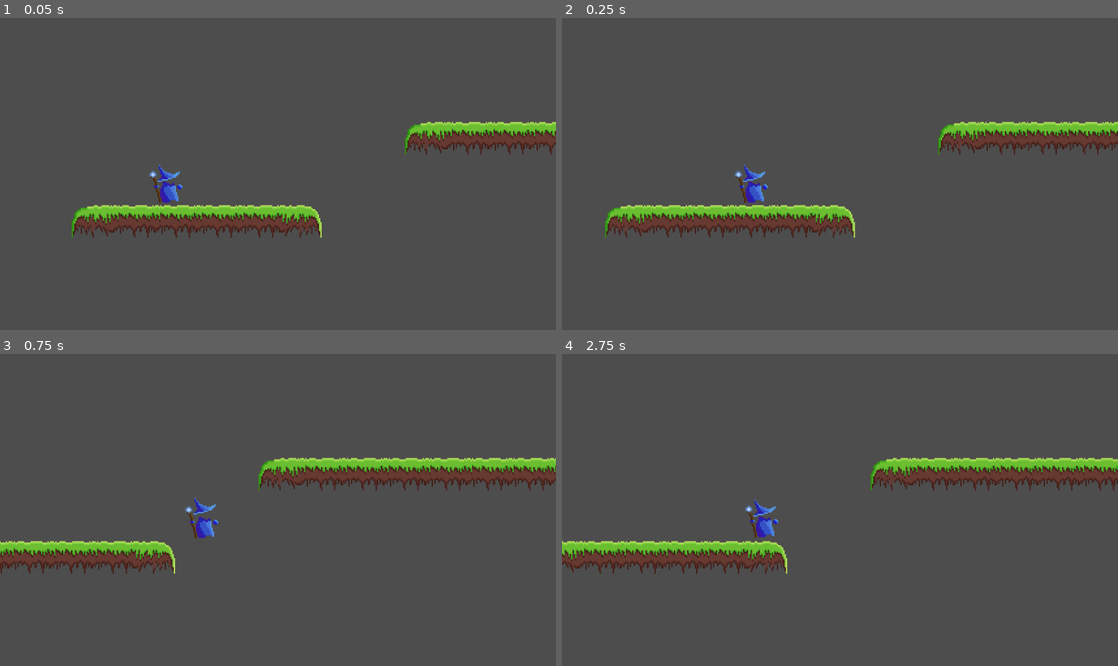
Above: before the commit, frames 1-4 (two rows, left to right).
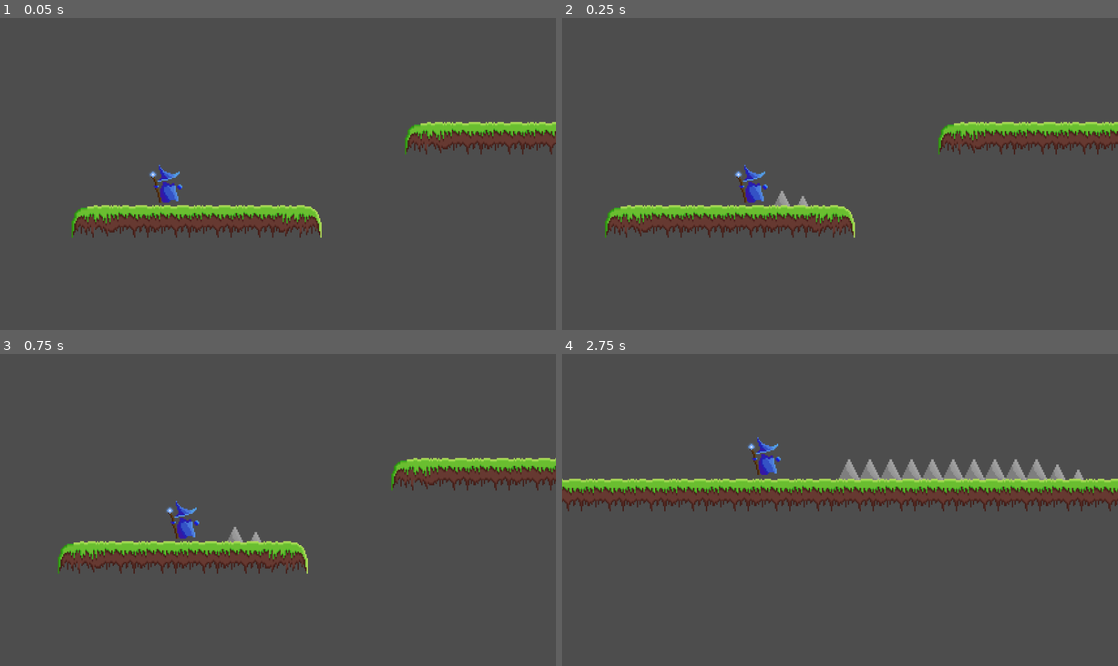
Above: after the commit, the same moments.

Repository: morganlabs-college/barrys-adventure
Game: Godot game, scene res://levels/main.tscn
Two runs of this game, one before a commit and one after it. Both use one fixed random seed, a clock stepped at 60 frames per second and the inputs below.
Inputs:
- Up to frame 1 (0.05 s): no input
- Up to frame 2 (0.25 s): no input
- Up to frame 3 (0.75 s): no input
- Up to frame 4 (2.75 s): tap Space (Jump) at 0.77, 1.52 s

Frame 1 is identical in both runs. In frame 2, 0.1% of the frame differs, in the area x 38-45%, y 55-61%; in frame 3, 7.2%; in frame 4, 15%, in the area x 0-100%, y 26-71%.

Commit message:
feat: make spikes only play rising animation when they enter the screen

Diff:
--- /dev/null
+++ b/src/components/spike/spike.gd
@@ -0,0 +1,7 @@
+extends Node2D
+
+@onready var sprite = $AnimatedSprite2D
+
+
+func _on_visible_on_screen_notifier_2d_screen_entered() -> void:
+	sprite.play("rise")
--- a/src/components/spike/spike.tscn
+++ b/src/components/spike/spike.tscn
@@ -1,7 +1,8 @@
-[gd_scene load_steps=10 format=3 uid="uid://iwxcjne1wtr3"]
+[gd_scene load_steps=11 format=3 uid="uid://iwxcjne1wtr3"]
 
 [ext_resource type="Texture2D" uid="uid://md3pes0wql04" path="res://assets/killzones/spike.png" id="1_7w2cs"]
 [ext_resource type="PackedScene" uid="uid://7xa41tvutwyc" path="res://components/killzone/killzone.tscn" id="1_bc6w3"]
+[ext_resource type="Script" path="res://components/spike/spike.gd" id="1_n3drh"]
 
 [sub_resource type="AtlasTexture" id="AtlasTexture_13d75"]
 atlas = ExtResource("1_7w2cs")
@@ -42,7 +43,7 @@
 "texture": SubResource("AtlasTexture_myhv7")
 }],
 "loop": false,
-"name": &"default",
+"name": &"rise",
 "speed": 12.0
 }]
 
@@ -51,13 +52,12 @@
 height = 26.0
 
 [node name="Spike" type="Node2D"]
+script = ExtResource("1_n3drh")
 
 [node name="AnimatedSprite2D" type="AnimatedSprite2D" parent="."]
 position = Vector2(0, 1)
 sprite_frames = SubResource("SpriteFrames_ho0nm")
-autoplay = "default"
-frame = 4
-frame_progress = 1.0
+animation = &"rise"
 
 [node name="Killzone" parent="." instance=ExtResource("1_bc6w3")]
 collision_layer = 0
@@ -67,3 +67,7 @@
 position = Vector2(0, 9)
 rotation = 1.5708
 shape = SubResource("CapsuleShape2D_yhq4v")
+
+[node name="VisibleOnScreenNotifier2D" type="VisibleOnScreenNotifier2D" parent="."]
+
+[connection signal="screen_entered" from="VisibleOnScreenNotifier2D" to="." method="_on_visible_on_screen_notifier_2d_screen_entered"]
--- a/src/levels/main.tscn
+++ b/src/levels/main.tscn
@@ -56,6 +56,7 @@
 
 [node name="Killzones" type="TileMapLayer" parent="Environment"]
 use_parent_material = true
+tile_map_data = PackedByteArray("AAACAAAAAQAAAAAAAQAVAP7/AQAAAAAAAQAPAP7/AQAAAAAAAQAQAP7/AQAAAAAAAQARAP7/AQAAAAAAAQASAP7/AQAAAAAAAQATAP7/AQAAAAAAAQAUAP7/AQAAAAAAAQAWAP7/AQAAAAAAAQAXAP7/AQAAAAAAAQAYAP7/AQAAAAAAAQAZAP7/AQAAAAAAAQA=")
 tile_set = SubResource("TileSet_u5ga4")
 
 [node name="Items" type="TileMapLayer" parent="Environment"]
